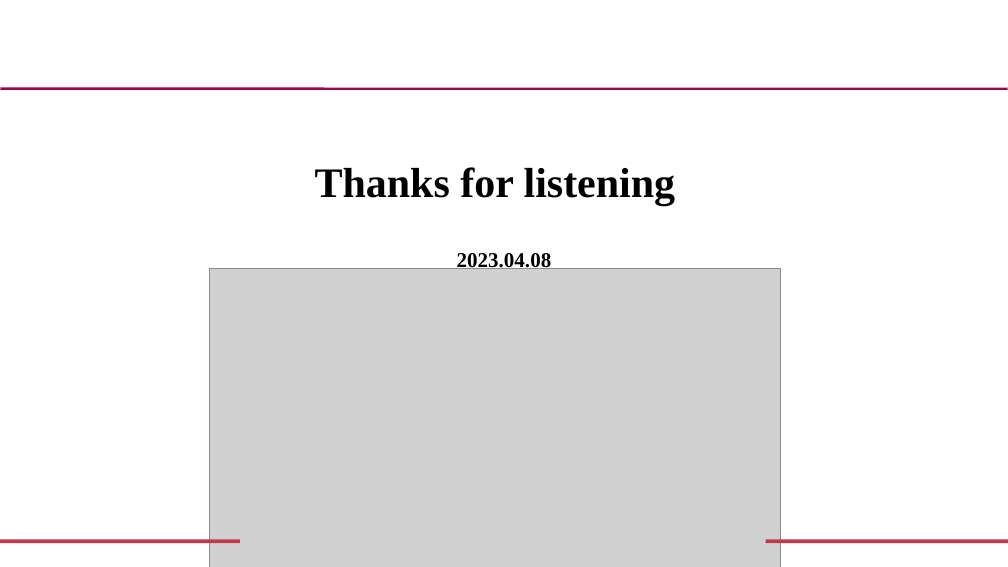
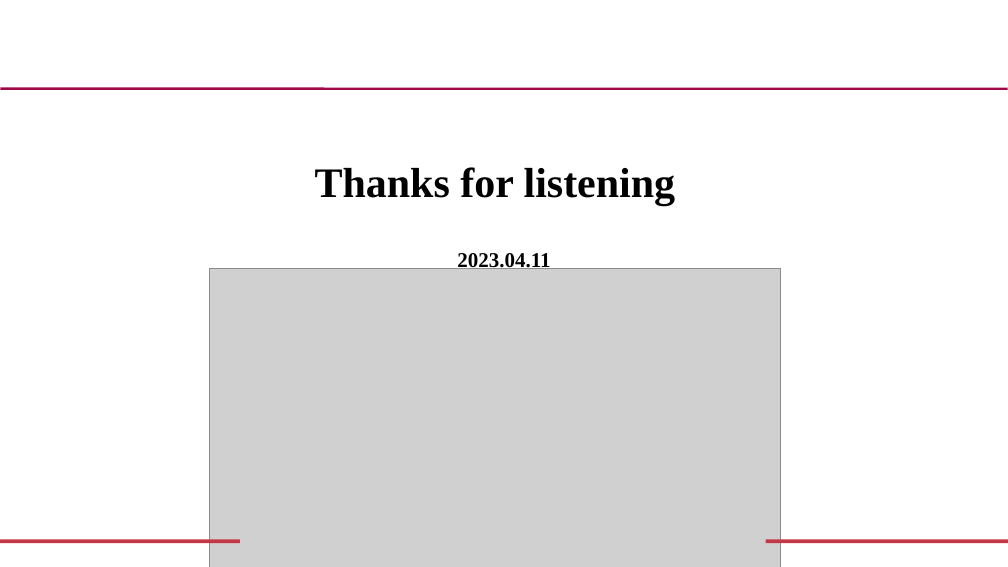
Before and after one commit to duanduanhh/CS, a slide deck: slide 7 of interview/PersonalIntroduction.pptx. Drawn at 1008x567 pixels with LibreOffice and Linux fonts; fonts in the diff are those of the drawing; grey boxes stand for pictures. Boxes give left, top, right and bottom in pixels: in the first picture for what was removed or moved away, otherwise in the second. Text is boxed around its words. In the diff, an @@ line names an element or a change of style, - is before the commit and + after.

```diff
--- a/interview/PersonalIntroduction.pptx
+++ b/interview/PersonalIntroduction.pptx
@@ text at (x1=457, y1=251, x2=550, y2=269): text changed @@
-2023.04.08
+2023.04.11
```
Also in this commit, not shown: 4 other slides changed, 1 slide added, 1 slide removed, 3 other files.
